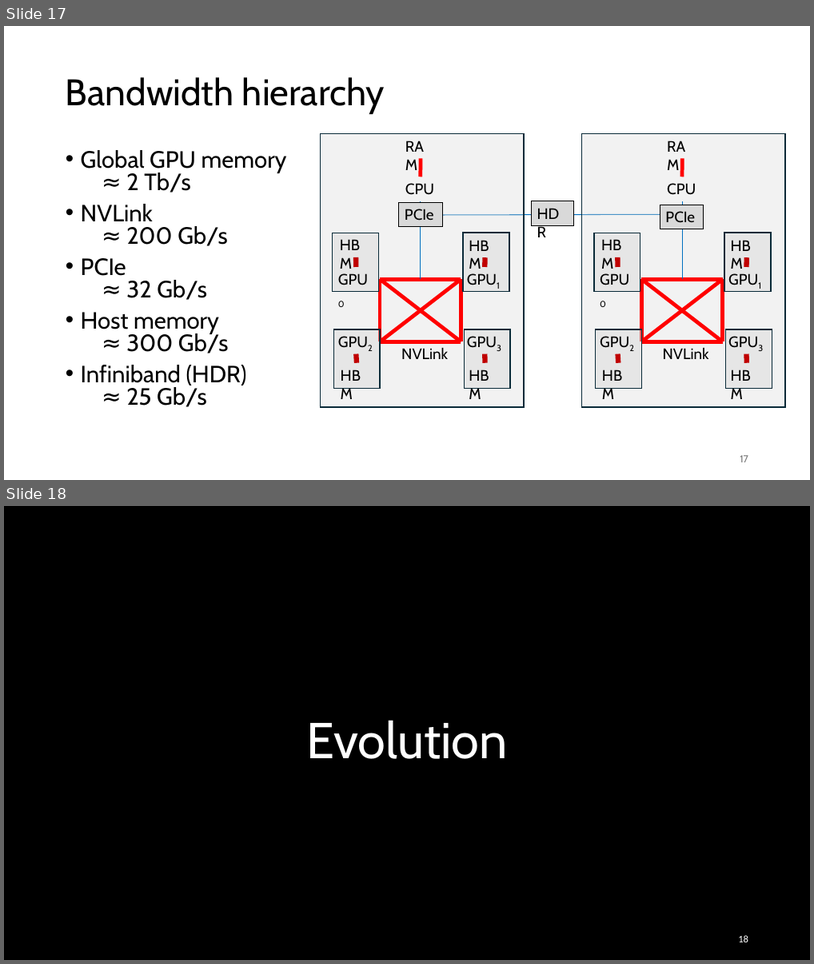
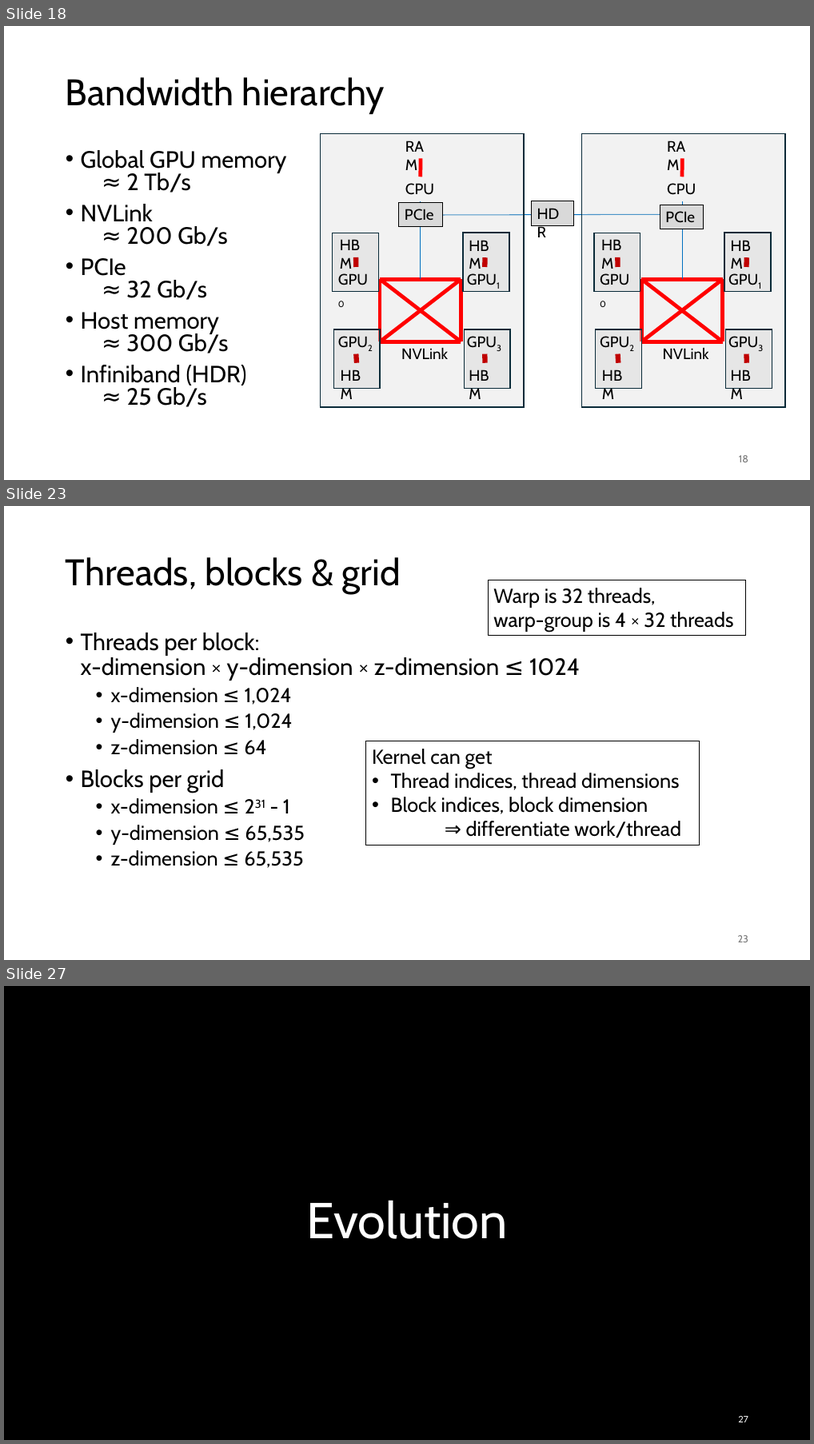
Before and after one commit to gjbex/Python-on-GPUs, a slide deck: python_on_gpus.pptx. Shown one above the other, each under a label of ours: slides 17 and 18 before the commit, slides 18, 23 and 27 after it; the slides between them are not shown. The pictures are 814x964 and 814x1444 pixels, drawn with LibreOffice and Linux fonts; fonts in the diff are those of the drawing; background and template pictures are left out. Boxes give left, top, right and bottom in pixels: in the first picture for what was removed or moved away, otherwise in the second. Text is boxed around its words. In the diff, an @@ line names an element or a change of style, - is before the commit and + after.

```diff
--- a/python_on_gpus.pptx
+++ b/python_on_gpus.pptx
@@ slide 23 added at (4, 506, 810, 960), background #FFFFFF @@
@@ title added at (66, 557, 401, 594), 44 pt, text #000000 @@
+Threads, blocks & grid
@@ rectangle added at (488, 580, 746, 636), outline #000000 0.75 pt, 24 pt, text #000000 @@
+Warp is 32 threads,
+warp-group is 4 × 32 threads
@@ text added at (81, 632, 580, 868), 24 pt, text #000000 @@
+• Threads per block:
+  x-dimension × y-dimension × z-dimension ≤ 1024
+  • x-dimension ≤ 1,024
+  • y-dimension ≤ 1,024
+  • z-dimension ≤ 64
+• Blocks per grid
+  • x-dimension ≤ 231 - 1
+  • y-dimension ≤ 65,535
+  • z-dimension ≤ 65,535
@@ rectangle added at (366, 740, 700, 844), outline #000000 0.75 pt, 24 pt, text #000000 @@
+Kernel can get
+• Thread indices, thread dimensions
+• Block indices, block dimension
+⇒ differentiate work/thread
@@ page number added at (738, 935, 749, 942), 12 pt, text #797979 @@
+23
@@ what was slide 17 is now slide 18 @@
@@ page number at (739, 455, 749, 462): text changed @@
-17
+18
@@ what was slide 18 is now slide 27 @@
@@ page number at (738, 1416, 749, 1422): text changed @@
-18
+27
```
Also in this commit, not shown: 5 slides changed, 8 other slides added.
